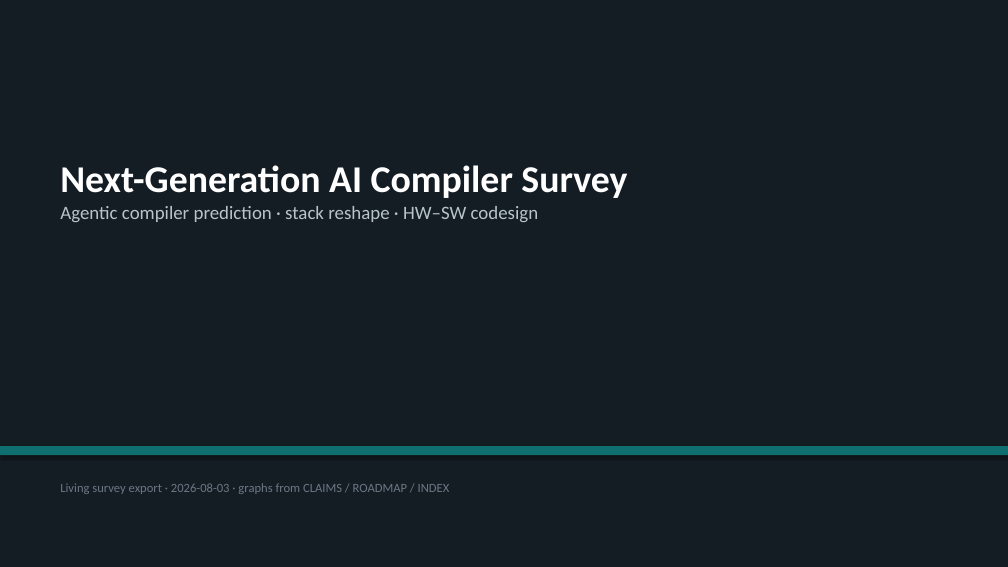
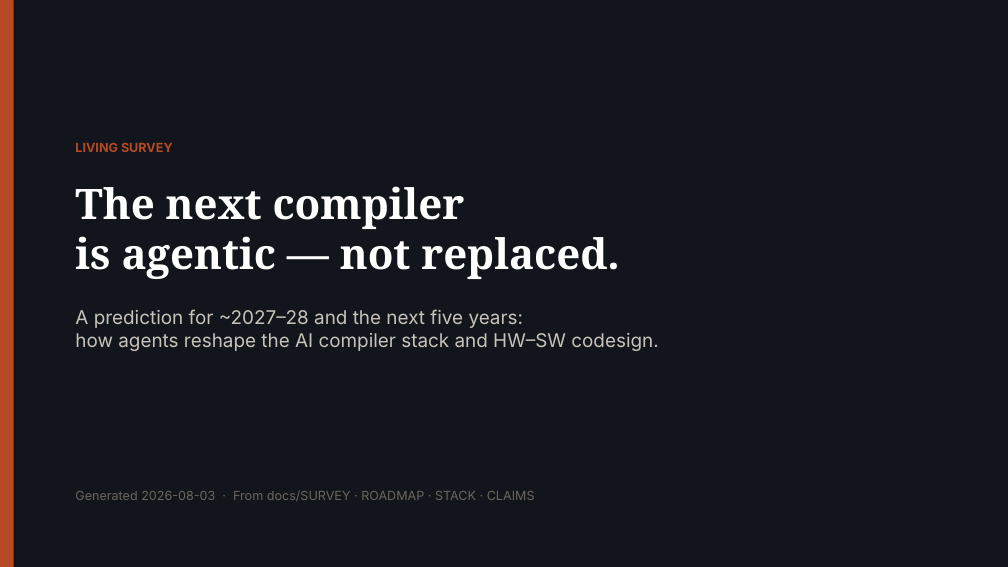
Before and after one commit to zackc6/ai-compiler-survey, a slide deck: slide 1 of publish/out/next-gen-ai-compiler-survey.pptx. Drawn at 1008x567 pixels with LibreOffice and Linux fonts; fonts in the diff are those of the drawing. Boxes give left, top, right and bottom in pixels: in the first picture for what was removed or moved away, otherwise in the second. Text is boxed around its words. In the diff, an @@ line names an element or a change of style, - is before the commit and + after.

```diff
--- a/publish/out/next-gen-ai-compiler-survey.pptx
+++ b/publish/out/next-gen-ai-compiler-survey.pptx
@@ rectangle at (x1=0, y1=0, x2=1008, y2=567): fill #141C24 to #12161C @@
@@ rectangle added at (x1=0, y1=0, x2=14, y2=567), fill #B54A24 @@
@@ text at (x1=75, y1=143, x2=173, y2=152): text changed; font Calibri to Inter; text colour #6B7884 to #B54A24; bold on @@
-Living survey export · 2026-08-03 · graphs from CLAIMS / ROADMAP / INDEX
+LIVING SURVEY
@@ text at (x1=75, y1=186, x2=619, y2=279): text changed; size 18 to 40 pt; font Calibri to Noto Serif; text colour #B8C4CC to #FFFFFF; bold on @@
-Next-Generation AI Compiler Survey
-Agentic compiler prediction · stack reshape · HW–SW codesign
+The next compiler
+is agentic — not replaced.
@@ text added at (x1=75, y1=309, x2=658, y2=351), 18 pt, text #C8C3BA @@
+A prediction for ~2027–28 and the next five years:
+how agents reshape the AI compiler stack and HW–SW codesign.
@@ rectangle removed at (x1=0, y1=446, x2=1008, y2=455) @@
@@ text added at (x1=75, y1=490, x2=535, y2=501), 12 pt, text #6A665E @@
+Generated 2026-08-03 · From docs/SURVEY · ROADMAP · STACK · CLAIMS
```
Also in this commit, not shown: 14 slides added, 15 slides removed, 4 other files.
